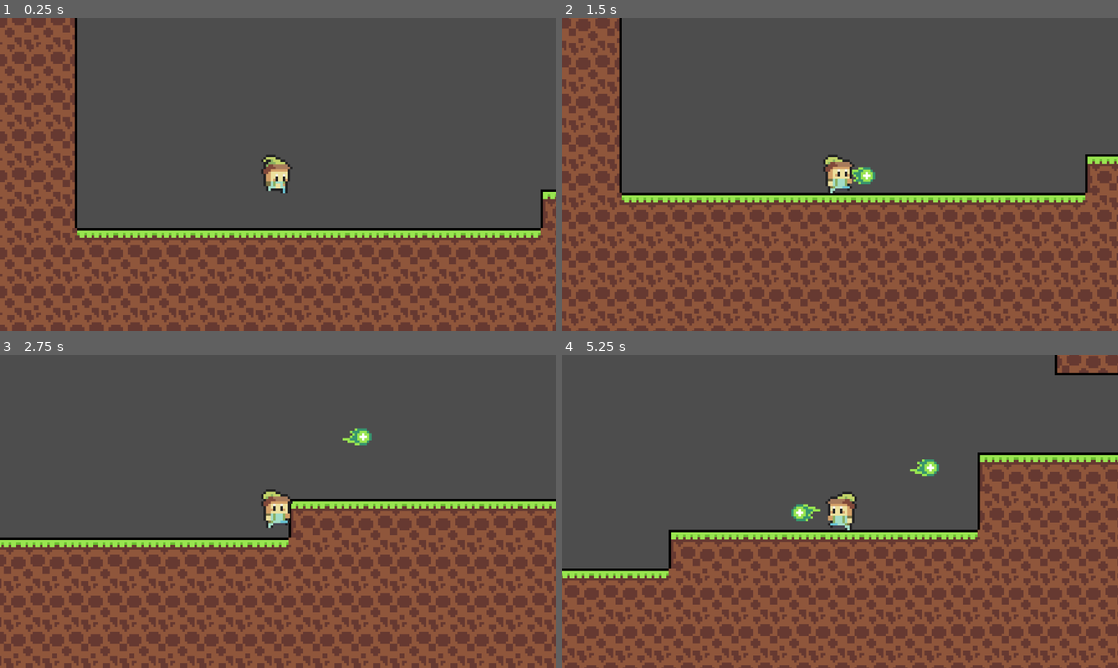
Above: before the commit, frames 1-4 (two rows, left to right).
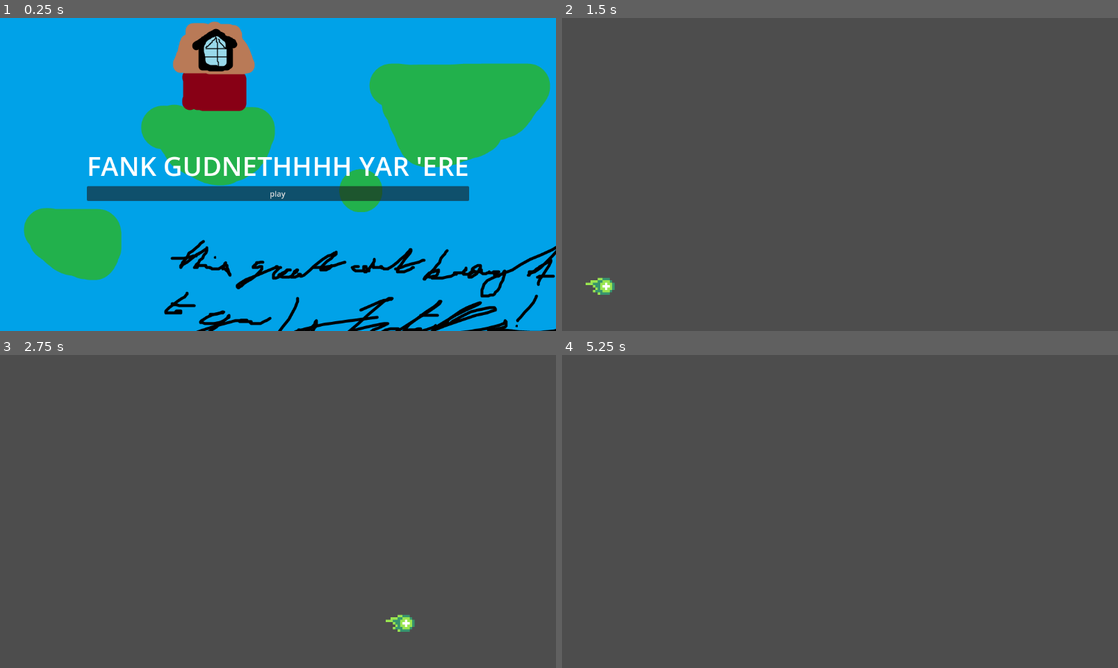
Above: after the commit, the same moments.

Repository: kettle-7/WhereIsSpund
Game: Godot game, scene res://titlescreen.tscn
Same seed, same stepped clock (60 frames per second), same inputs: the game is played once before the commit and once after it. Before the commit the project starts from res://main.tscn.
Inputs (mouse positions are in pixels of both pictures, inside the frame that each line leads up to):
- Up to frame 1 (0.25 s): no input
- Up to frame 2 (1.5 s): click (840, 193) at 0.5 s, where only the run after the commit has a clickable "play"; hold Right (right) from 1.28 s (still down); tap Z (z) at 1.35 s
- Up to frame 3 (2.75 s): keep holding Right (right); tap Space (up) at 1.52, 2.27 s; tap Z (z) at 2.1 s
- Up to frame 4 (5.25 s): release Right (right) at 2.78 s; hold A (left) 2.78-3.53 s; tap Z (z) every 0.75 s from 2.85 to 5.1 s; hold Right (right) 3.53-5.03 s; tap Space (up) at 3.77, 4.52 s; hold A (left) from 5.03 s (still down)

The runs differ from the first frame. In frame 1, 100% of the frame differs, in the area x 0-100%, y 0-100%; in frame 2, 52%; in frame 3, 48%; in frame 4, 50%.

Commit message:
make the title screen the launch scene, **do not change this**

Diff:
--- a/project.godot
+++ b/project.godot
@@ -11,7 +11,7 @@
 [application]
 
 config/name="NotImperfection"
-run/main_scene="res://main.tscn"
+run/main_scene="res://titlescreen.tscn"
 config/features=PackedStringArray("4.3", "Forward Plus")
 config/icon="res://icon.svg"
 
